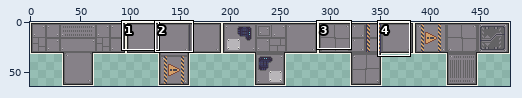
A pixel-art file gets an edit: art/modules/Floor_x2x3.ase. The first picture is a wide view before the edit; the outline marks the close-up.
Close-up. As it was:
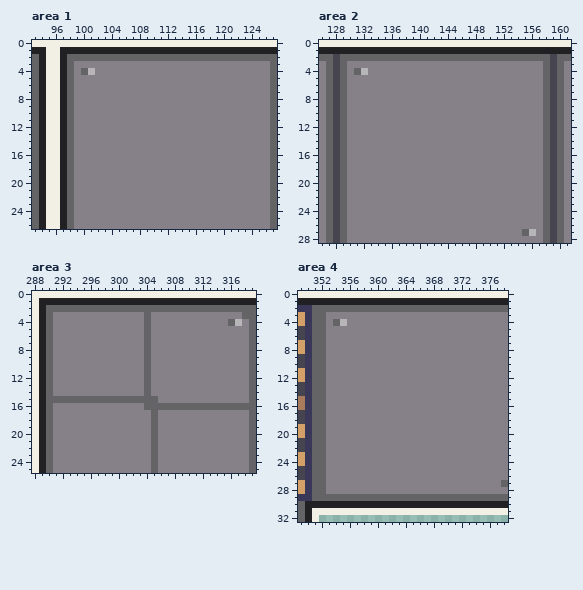
480x64 pixels, 1 frame. Shown: area 1: x 93..127, y 0..26; area 2: x 126..161, y 0..28; area 3: x 288..319, y 0..25; area 4: x 349..378, y 0..32. The commit also changed other parts of the picture, which this record leaves out.
After the commit:
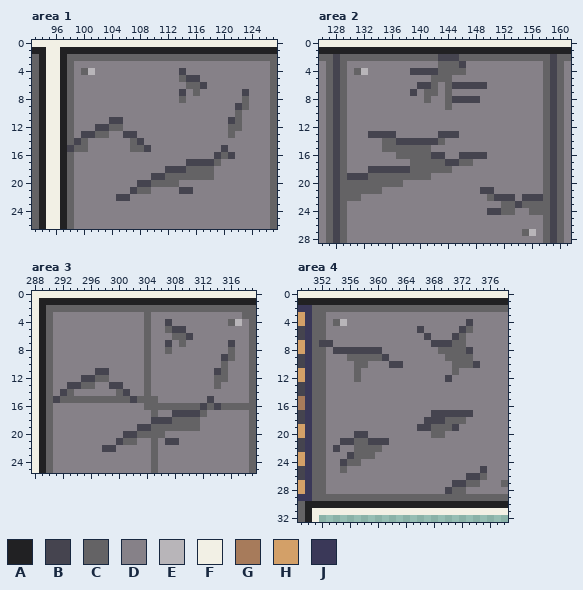
Palette (. is transparent): A #212123  B #45444f  C #646365  D #868188  E #b8b5b9  F #f2f0e5  G #a77b5b  H #d3a068  J #3a3858
Change:
layer "Layer 2" added
Area 1, layer "Layer 2":
y 4: x 114 D -> B
y 5: x 114..116 DDD -> CBB
y 6: x 115..117 DDD -> CCB
y 7: x 114 D -> B; x 116 D -> C; x 123 D -> B
y 8: x 114 D -> C; x 123 D -> C
y 9: x 122..123 DD -> BC
y 10: x 122 D -> C
y 11: x 104..105 DD -> BB; x 121..122 DD -> BC
y 12: x 102..105 DDDD -> BBCC; x 121..122 DD -> CC
y 13: x 100..103 DDDD -> BBCC; x 106..107 DD -> BB; x 121 D -> C
y 14: x 99..100 DD -> BC; x 107..108 DD -> CB
y 15: x 98..100 CDD -> BCC; x 107..109 DDD -> CCB; x 120 D -> B
y 16: x 119..121 DDD -> BCB
y 17: x 115..119 DDDDD -> BBBBC
y 18: x 112..118 DDDDDDD -> BBBCCCC
y 19: x 110..118 DDDDDDDDD -> BBCCCCCCC
y 20: x 108..113 DDDDDD -> BBCCCC
y 21: x 107..109 DDD -> BCC; x 114..115 DD -> BB
y 22: x 105..106 DD -> BB
Area 2, layer "Layer 2":
y 2: x 143..145 CCC -> BBB
y 3: x 143..146 DDDD -> CCCB
y 4: x 139..146 DDDDDDDD -> BBBBCCCC
y 5: x 142..144 DDD -> CCC
y 6: x 140..142 DDD -> BBC; x 144..149 DDDDDD -> CBBBBB
y 7: x 139 D -> B; x 141..142 DD -> CC; x 144 D -> C
y 8: x 141 D -> C; x 144..148 DDDDD -> CBBBB
y 9: x 144 D -> C
y 13: x 133..136 DDDD -> BBBB; x 143..145 DDD -> BBB
y 14: x 135..143 DDDDDDDDD -> CCBBBBBBC
y 15: x 135..141 DDDDDDD -> CCCCCCC
y 16: x 137..143 DDDDDDD -> CCCCCBB; x 146..149 DDDD -> BBBB
y 17: x 139..147 DDDDDDDDD -> CCCCCBBCC
y 18: x 133..144 DDDDDDDDDDDD -> BBBBBBCCCCCC
y 19: x 130..141 DDDDDDDDDDDD -> BBBCCCCCCCCC
y 20: x 130..137 DDDDDDDD -> CCCCCCCC
y 21: x 130..134 DDDDD -> CCCCC; x 149..150 DD -> BB
y 22: x 130..131 DD -> CC; x 150..153 DDDD -> CBBB; x 155..157 DDD -> BBB
y 23: x 152..157 DDDDDD -> CCBCCC
y 24: x 150..153 DDDD -> BBCC; x 156..157 DD -> CC
Area 3, layer "Layer 2":
y 4: x 307 D -> B
y 5: x 307..309 DDD -> CBB
y 6: x 308..310 DDD -> CCB
y 7: x 307 D -> B; x 309 D -> C; x 316 D -> B
y 8: x 307 D -> C; x 316 D -> C
y 9: x 315..316 DD -> BC
y 10: x 315 D -> C
y 11: x 297..298 DD -> BB; x 314..315 DD -> BC
y 12: x 295..298 DDDD -> BBCC; x 314..315 DD -> CC
y 13: x 293..296 DDDD -> BBCC; x 299..300 DD -> BB; x 314 D -> C
y 14: x 292..293 DD -> BC; x 300..301 DD -> CB
y 15: x 291 C -> B; x 302 C -> B; x 313 D -> B
y 16: x 312 C -> B; x 314 C -> B
y 17: x 308..312 DDDDD -> BBBBC
y 18: x 305..311 CDDDDDD -> BBBCCCC
y 19: x 303..304 DD -> BB; x 306..311 DDDDDD -> CCCCCC
y 20: x 301..304 DDDD -> BBCC; x 306 D -> C
y 21: x 300..302 DDD -> BCC; x 307..308 DD -> BB
y 22: x 298..299 DD -> BB
Area 4, layer "Layer 2":
y 4: x 373 D -> B
y 5: x 366 D -> B; x 372..373 DD -> BC
y 6: x 367 D -> B; x 371..372 DD -> BC
y 7: x 352..353 CD -> BB; x 368..372 DDDDD -> BBBCC
y 8: x 354..360 DDDDDDD -> BBBBBBB; x 369..373 DDDDD -> CCCCB
y 9: x 356..361 DDDDDD -> CCCCCB; x 370..373 DDDD -> CCCC
y 10: x 357..358 DD -> CC; x 362..363 DD -> BB; x 371..374 DDDD -> CCCB
y 11: x 357 D -> C; x 371 D -> C
y 12: x 357 D -> C; x 370 D -> B
y 17: x 368..373 DDDDDD -> BBBBBB
y 18: x 367..372 DDDDDD -> BBBCCC
y 19: x 366..371 DDDDDD -> BBCCCB
y 20: x 357..358 DD -> BB; x 368..369 DD -> CC
y 21: x 355..361 DDDDDDD -> BBCCBBB
y 22: x 354 D -> B; x 357..360 DDDD -> CCCC
y 23: x 356..359 DDDD -> BCCC
y 24: x 355..357 DDD -> BCC
y 25: x 355 D -> C; x 375 D -> B
y 26: x 373..375 DDD -> BBC
y 27: x 371..374 DDDD -> BBCC
y 28: x 370..372 DDD -> BCC
